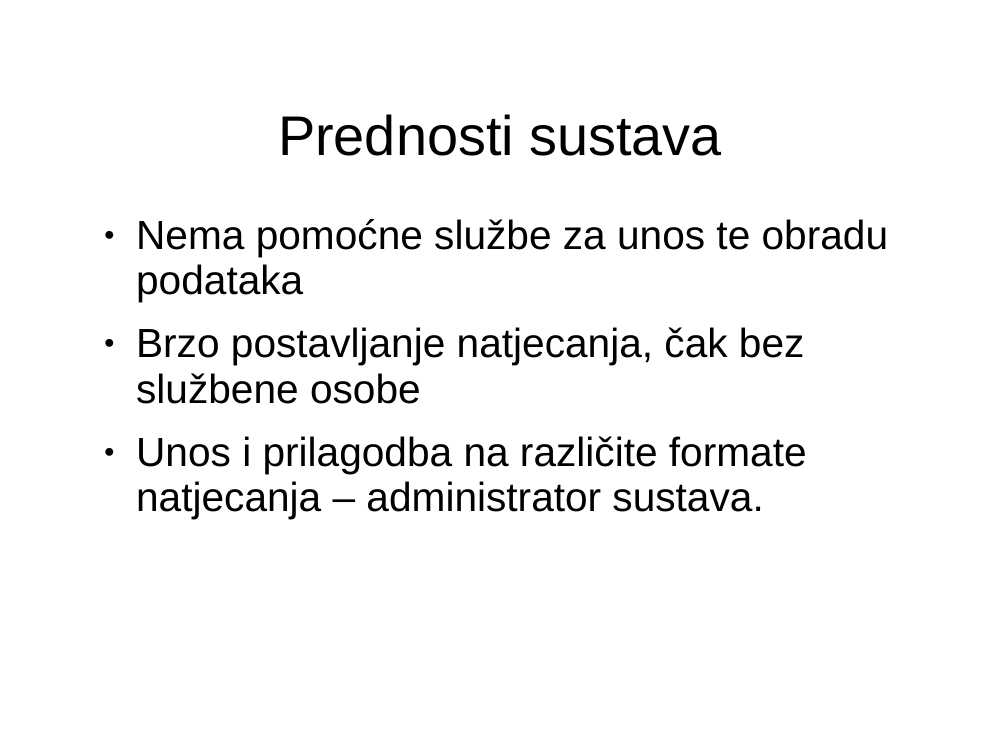
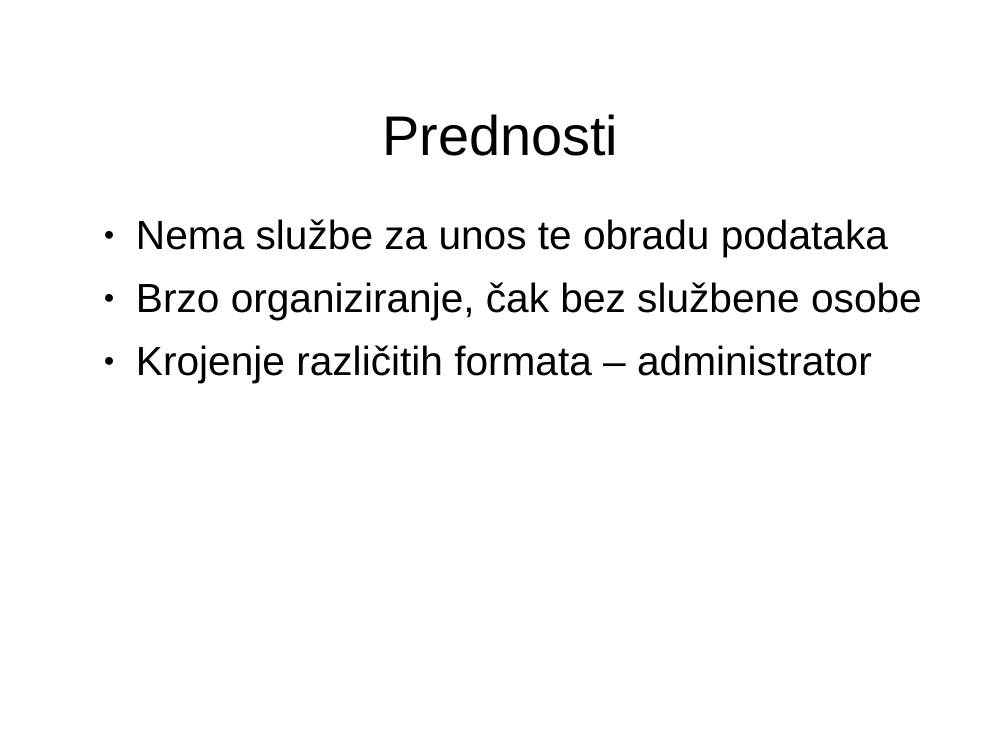
Before and after one commit to vidra74/Futura, a slide deck: slide 6 of Futura_StartUp.ppt (slide 7 before the commit). Drawn at 1008x756 pixels with LibreOffice and Linux fonts; fonts in the diff are those of the drawing; background and template pictures are left out. Boxes give left, top, right and bottom in pixels: in the first picture for what was removed or moved away, otherwise in the second. Text is boxed around its words. In the diff, an @@ line names an element or a change of style, - is before the commit and + after.

```diff
--- a/Futura_StartUp.ppt
+++ b/Futura_StartUp.ppt
@@ title at <box>382,114,618,156</box>: text changed @@
-Prednosti sustava
+Prednosti
@@ text at <box>136,219,922,383</box>: text changed @@
-● Nema pomoćne službe za unos te obradu podataka
-● Brzo postavljanje natjecanja, čak bez službene osobe
-● Unos i prilagodba na različite formate natjecanja – administrator sustava.
+● Nema službe za unos te obradu podataka
+● Brzo organiziranje, čak bez službene osobe
+● Krojenje različitih formata – administrator
```
Also in this commit, not shown: 3 other slides changed, 2 slides added, 3 slides removed, 4 other files.
